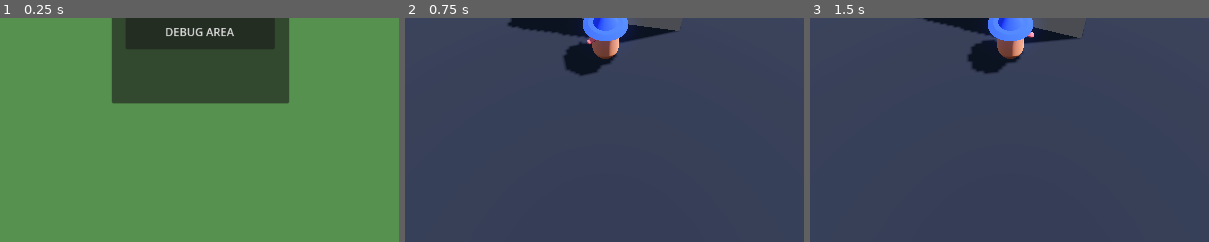
Above: before the commit, frames 1-3 (left to right).
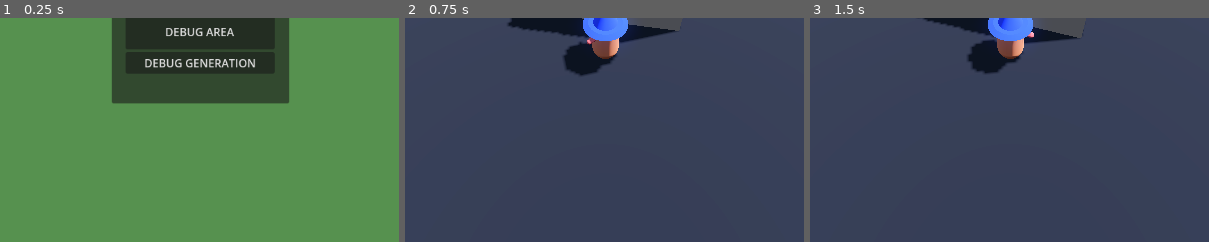
Above: after the commit, the same moments.

Repository: saba-kal/library-game
Game: Godot game, scene res://scenes/main_menu/main_menu.tscn
Same seed, same stepped clock (60 frames per second), same inputs: the game is played once before the commit and once after it.
Inputs:
- Up to frame 1 (0.25 s): no input
- Up to frame 2 (0.75 s): click "DEBUG AREA" at 0.5 s
- Up to frame 3 (1.5 s): hold D (right) from 1.28 s (still down); hold Q (cam_left) from 1.28 s (still down)
The pictures show only the part of the screen within x 25-75%, y 50-100%; the shares and areas given below are measured in that part.

The runs differ from the first frame. In frame 1, 3.3% of the frame differs, in the area x 31-69%, y 15-25%; in frame 2, nothing differs; in frame 3, nothing differs.

Commit message:
Zone generation building blocks

Diff:
--- a/core/scene_change/scene_change_handler.gd
+++ b/core/scene_change/scene_change_handler.gd
@@ -3,6 +3,7 @@
 @export var scene_change_duration:float = 3
 @export var main_menu:PackedScene
 @export var debug_area:PackedScene
+@export var debug_generation_area: PackedScene
 @onready var timer: Timer = %Timer
 @onready var load_cover: Control = %LoadCover
 
@@ -10,24 +11,30 @@
 var current_scene:PackedScene
 
 func to_main_menu() -> void:
-	next_scene = main_menu
-	current_scene = main_menu
-	scene_change()
+    next_scene = main_menu
+    current_scene = main_menu
+    scene_change()
 
 func to_debug_area() -> void:
-	next_scene = debug_area
-	current_scene = debug_area
-	scene_change()
+    next_scene = debug_area
+    current_scene = debug_area
+    scene_change()
+
+func to_debug_generation_area() -> void:
+    next_scene = debug_generation_area
+    current_scene = debug_generation_area
+    scene_change()
+
 
 func scene_change() -> void:
-	if timer.is_stopped():
-		load_cover.visible = true
-		Input.mouse_mode = Input.MOUSE_MODE_HIDDEN
-		timer.start(scene_change_duration)
-	else:
-		return
+    if timer.is_stopped():
+        load_cover.visible = true
+        Input.mouse_mode = Input.MOUSE_MODE_HIDDEN
+        timer.start(scene_change_duration)
+    else:
+        return
 
 func scene_change_finished() -> void:
-	load_cover.visible = false
-	Input.mouse_mode = Input.MOUSE_MODE_VISIBLE
-	get_tree().change_scene_to_packed(next_scene)
+    load_cover.visible = false
+    Input.mouse_mode = Input.MOUSE_MODE_VISIBLE
+    get_tree().change_scene_to_packed(next_scene)
--- a/core/scene_change/scene_change_handler.tscn
+++ b/core/scene_change/scene_change_handler.tscn
@@ -1,14 +1,16 @@
-[gd_scene load_steps=4 format=3 uid="uid://b4x3u3bnvboi7"]
+[gd_scene load_steps=5 format=3 uid="uid://b4x3u3bnvboi7"]
 
 [ext_resource type="Script" path="res://core/scene_change/scene_change_handler.gd" id="1_recr0"]
 [ext_resource type="PackedScene" uid="uid://yai8j2d80cps" path="res://scenes/main_menu/main_menu.tscn" id="2_73t5w"]
 [ext_resource type="PackedScene" uid="uid://dw66oocgjowpb" path="res://debug.tscn" id="3_g2a06"]
+[ext_resource type="PackedScene" uid="uid://dgr87eq5sqdxr" path="res://scenes/rooms/zoning_test.tscn" id="4_eb26u"]
 
 [node name="SceneChangeHandler" type="Node"]
 script = ExtResource("1_recr0")
 scene_change_duration = 0.1
 main_menu = ExtResource("2_73t5w")
 debug_area = ExtResource("3_g2a06")
+debug_generation_area = ExtResource("4_eb26u")
 
 [node name="LoadCover" type="Control" parent="."]
 unique_name_in_owner = true
--- a/debug.tscn
+++ b/debug.tscn
@@ -1,6 +1,7 @@
-[gd_scene load_steps=14 format=3 uid="uid://dw66oocgjowpb"]
+[gd_scene load_steps=15 format=3 uid="uid://dw66oocgjowpb"]
 
 [ext_resource type="PackedScene" uid="uid://dmtrnvihyrtdi" path="res://scenes/player/player.tscn" id="1_nsyf2"]
+[ext_resource type="Script" path="res://scripts/player/player.gd" id="2_oeq88"]
 [ext_resource type="PackedScene" uid="uid://78h1btx4mad8" path="res://scenes/enemies/enemy_base.tscn" id="2_rxej5"]
 
 [sub_resource type="ProceduralSkyMaterial" id="ProceduralSkyMaterial_oep0q"]
@@ -118,5 +119,8 @@
 
 [node name="Player" parent="." instance=ExtResource("1_nsyf2")]
 transform = Transform3D(1, 0, 0, 0, 1, 0, 0, 0, 1, 4.46881, 0, 11.6761)
+collision_layer = 1
+collision_mask = 1
+script = ExtResource("2_oeq88")
 
 [node name="EnemyBase" parent="." instance=ExtResource("2_rxej5")]
--- a/scenes/main_menu/main_menu.tscn
+++ b/scenes/main_menu/main_menu.tscn
@@ -64,6 +64,11 @@
 layout_mode = 2
 text = "DEBUG AREA"
 
+[node name="Button_DEBUG_GENERATION" type="Button" parent="Control/Panel/MarginContainer/VBoxContainer"]
+layout_mode = 2
+text = "DEBUG GENERATION"
+
 [connection signal="pressed" from="Control/Panel/MarginContainer/VBoxContainer/Button_PLAY" to="." method="play_pressed"]
 [connection signal="pressed" from="Control/Panel/MarginContainer/VBoxContainer/Button_EXIT" to="." method="exit_pressed"]
 [connection signal="pressed" from="Control/Panel/MarginContainer/VBoxContainer/Button_DEBUG" to="." method="debug_pressed"]
+[connection signal="pressed" from="Control/Panel/MarginContainer/VBoxContainer/Button_DEBUG_GENERATION" to="." method="debug_generation_pressed"]
--- /dev/null
+++ b/scenes/rooms/dead_end.tscn
@@ -0,0 +1,30 @@
+[gd_scene load_steps=2 format=3 uid="uid://b4kwo11i2r5mc"]
+
+[ext_resource type="PackedScene" uid="uid://dbkhcq0qbd8rr" path="res://scenes/rooms/room.tscn" id="1_kgcbq"]
+
+[node name="DeadEnd" instance=ExtResource("1_kgcbq")]
+
+[node name="CSGBox3D" type="CSGBox3D" parent="." index="1"]
+transform = Transform3D(1, 0, 0, 0, 1, 0, 0, 0, 1, -12, 1.5, 7)
+use_collision = true
+size = Vector3(1, 4, 11)
+
+[node name="CSGBox3D2" type="CSGBox3D" parent="." index="2"]
+transform = Transform3D(1, 0, 0, 0, 1, 0, 0, 0, 1, -12, 1.5, -7)
+use_collision = true
+size = Vector3(1, 4, 11)
+
+[node name="CSGBox3D4" type="CSGBox3D" parent="." index="3"]
+transform = Transform3D(1, 0, 0, 0, 1, 0, 0, 0, 1, 12, 1.5, 0)
+use_collision = true
+size = Vector3(1, 4, 25)
+
+[node name="CSGBox3D6" type="CSGBox3D" parent="." index="4"]
+transform = Transform3D(-4.37114e-08, 0, -1, 0, 1, 0, 1, 0, -4.37114e-08, 0, 1.5, -12)
+use_collision = true
+size = Vector3(1, 4, 25)
+
+[node name="CSGBox3D7" type="CSGBox3D" parent="." index="5"]
+transform = Transform3D(-4.37114e-08, 0, -1, 0, 1, 0, 1, 0, -4.37114e-08, 0, 1.5, 12)
+use_collision = true
+size = Vector3(1, 4, 25)
--- /dev/null
+++ b/scenes/rooms/open_room.tscn
@@ -0,0 +1,45 @@
+[gd_scene load_steps=2 format=3 uid="uid://bqvnkqggf43k2"]
+
+[ext_resource type="PackedScene" uid="uid://dbkhcq0qbd8rr" path="res://scenes/rooms/room.tscn" id="1_mvksm"]
+
+[node name="OpenRoom" instance=ExtResource("1_mvksm")]
+
+[node name="CSGBox3D" type="CSGBox3D" parent="." index="1"]
+transform = Transform3D(1, 0, 0, 0, 1, 0, 0, 0, 1, -12, 1.5, 7)
+use_collision = true
+size = Vector3(1, 4, 11)
+
+[node name="CSGBox3D2" type="CSGBox3D" parent="." index="2"]
+transform = Transform3D(1, 0, 0, 0, 1, 0, 0, 0, 1, -12, 1.5, -7)
+use_collision = true
+size = Vector3(1, 4, 11)
+
+[node name="CSGBox3D3" type="CSGBox3D" parent="." index="3"]
+transform = Transform3D(1, 0, 0, 0, 1, 0, 0, 0, 1, -7, 1.5, -12)
+use_collision = true
+size = Vector3(11, 4, 1)
+
+[node name="CSGBox3D4" type="CSGBox3D" parent="." index="4"]
+transform = Transform3D(1, 0, 0, 0, 1, 0, 0, 0, 1, 12, 1.5, 7)
+use_collision = true
+size = Vector3(1, 4, 11)
+
+[node name="CSGBox3D5" type="CSGBox3D" parent="." index="5"]
+transform = Transform3D(1, 0, 0, 0, 1, 0, 0, 0, 1, 12, 1.5, -7)
+use_collision = true
+size = Vector3(1, 4, 11)
+
+[node name="CSGBox3D6" type="CSGBox3D" parent="." index="6"]
+transform = Transform3D(-4.37114e-08, 0, -1, 0, 1, 0, 1, 0, -4.37114e-08, 7, 1.5, -12)
+use_collision = true
+size = Vector3(1, 4, 11)
+
+[node name="CSGBox3D7" type="CSGBox3D" parent="." index="7"]
+transform = Transform3D(-4.37114e-08, 0, -1, 0, 1, 0, 1, 0, -4.37114e-08, -7, 1.5, 12)
+use_collision = true
+size = Vector3(1, 4, 11)
+
+[node name="CSGBox3D8" type="CSGBox3D" parent="." index="8"]
+transform = Transform3D(-4.37114e-08, 0, -1, 0, 1, 0, 1, 0, -4.37114e-08, 7, 1.5, 12)
+use_collision = true
+size = Vector3(1, 4, 11)
--- /dev/null
+++ b/scenes/rooms/room.tscn
@@ -0,0 +1,21 @@
+[gd_scene load_steps=4 format=3 uid="uid://dbkhcq0qbd8rr"]
+
+[sub_resource type="StandardMaterial3D" id="StandardMaterial3D_xvxas"]
+albedo_color = Color(0.078, 0.0858, 0.13, 1)
+
+[sub_resource type="PlaneMesh" id="PlaneMesh_df0gu"]
+material = SubResource("StandardMaterial3D_xvxas")
+size = Vector2(25, 25)
+
+[sub_resource type="ConcavePolygonShape3D" id="ConcavePolygonShape3D_pt55y"]
+data = PackedVector3Array(12.5, 0, 12.5, -12.5, 0, 12.5, 12.5, 0, -12.5, -12.5, 0, 12.5, -12.5, 0, -12.5, 12.5, 0, -12.5)
+
+[node name="Room" type="Node3D"]
+
+[node name="Floor" type="MeshInstance3D" parent="."]
+mesh = SubResource("PlaneMesh_df0gu")
+
+[node name="StaticBody3D" type="StaticBody3D" parent="Floor"]
+
+[node name="CollisionShape3D" type="CollisionShape3D" parent="Floor/StaticBody3D"]
+shape = SubResource("ConcavePolygonShape3D_pt55y")
--- /dev/null
+++ b/scenes/rooms/room_connector.gd
@@ -0,0 +1,3 @@
+class_name RoomConnector extends Marker3D
+
+var connect_to: RoomConnector
--- /dev/null
+++ b/scenes/rooms/startroom.tscn
@@ -0,0 +1,40 @@
+[gd_scene load_steps=2 format=3 uid="uid://bvyba7ar7v6y7"]
+
+[ext_resource type="PackedScene" uid="uid://dbkhcq0qbd8rr" path="res://scenes/rooms/room.tscn" id="1_cjsj8"]
+
+[node name="ThreeDoorRoom" instance=ExtResource("1_cjsj8")]
+
+[node name="CSGBox3D" type="CSGBox3D" parent="." index="1"]
+transform = Transform3D(1, 0, 0, 0, 1, 0, 0, 0, 1, -12, 1.5, 7)
+use_collision = true
+size = Vector3(1, 4, 11)
+
+[node name="CSGBox3D2" type="CSGBox3D" parent="." index="2"]
+transform = Transform3D(1, 0, 0, 0, 1, 0, 0, 0, 1, -12, 1.5, -7)
+use_collision = true
+size = Vector3(1, 4, 10)
+
+[node name="CSGBox3D3" type="CSGBox3D" parent="." index="3"]
+transform = Transform3D(1, 0, 0, 0, 1, 0, 0, 0, 1, -7, 1.5, -12)
+use_collision = true
+size = Vector3(11, 4, 1)
+
+[node name="CSGBox3D4" type="CSGBox3D" parent="." index="4"]
+transform = Transform3D(1, 0, 0, 0, 1, 0, 0, 0, 1, 12, 1.5, 7)
+use_collision = true
+size = Vector3(1, 4, 11)
+
+[node name="CSGBox3D5" type="CSGBox3D" parent="." index="5"]
+transform = Transform3D(1, 0, 0, 0, 1, 0, 0, 0, 1, 12, 1.5, -7)
+use_collision = true
+size = Vector3(1, 4, 11)
+
+[node name="CSGBox3D6" type="CSGBox3D" parent="." index="6"]
+transform = Transform3D(-4.37114e-08, 0, -1, 0, 1, 0, 1, 0, -4.37114e-08, 7, 1.5, -12)
+use_collision = true
+size = Vector3(1, 4, 11)
+
+[node name="CSGBox3D7" type="CSGBox3D" parent="." index="7"]
+transform = Transform3D(-4.37114e-08, 0, -1, 0, 1, 0, 1, 0, -4.37114e-08, 0, 1.5, 12)
+use_collision = true
+size = Vector3(1, 4, 25)
--- /dev/null
+++ b/scenes/rooms/tunnel_curved.tscn
@@ -0,0 +1,41 @@
+[gd_scene load_steps=3 format=3 uid="uid://dwx0askag2hb7"]
+
+[ext_resource type="PackedScene" uid="uid://dbkhcq0qbd8rr" path="res://scenes/rooms/room.tscn" id="1_ay1g3"]
+[ext_resource type="Script" path="res://scenes/rooms/room_connector.gd" id="2_n42ru"]
+
+[node name="TunnelCurved" instance=ExtResource("1_ay1g3")]
+
+[node name="CSGBox3D" type="CSGBox3D" parent="." index="1"]
+transform = Transform3D(1, 0, 0, 0, 1, 0, 0, 0, 1, -12, 1.5, 7)
+use_collision = true
+size = Vector3(1, 4, 11)
+
+[node name="CSGBox3D2" type="CSGBox3D" parent="." index="2"]
+transform = Transform3D(1, 0, 0, 0, 1, 0, 0, 0, 1, -12, 1.5, -6.5)
+use_collision = true
+size = Vector3(1, 4, 10)
+
+[node name="CSGBox3D3" type="CSGBox3D" parent="." index="3"]
+transform = Transform3D(1, 0, 0, 0, 1, 0, 0, 0, 1, -7, 1.5, -12)
+use_collision = true
+size = Vector3(11, 4, 1)
+
+[node name="CSGBox3D4" type="CSGBox3D" parent="." index="4"]
+transform = Transform3D(1, 0, 0, 0, 1, 0, 0, 0, 1, 12, 1.5, 0)
+use_collision = true
+size = Vector3(1, 4, 25)
+
+[node name="CSGBox3D6" type="CSGBox3D" parent="." index="5"]
+transform = Transform3D(-4.37114e-08, 0, -1, 0, 1, 0, 1, 0, -4.37114e-08, 7, 1.5, -12)
+use_collision = true
+size = Vector3(1, 4, 11)
+
+[node name="CSGBox3D7" type="CSGBox3D" parent="." index="6"]
+transform = Transform3D(-4.37114e-08, 0, -1, 0, 1, 0, 1, 0, -4.37114e-08, 0, 1.5, 12)
+use_collision = true
+size = Vector3(1, 4, 25)
+
+[node name="RoomConnector" type="Marker3D" parent="." index="7"]
+transform = Transform3D(1, 0, 0, 0, 1, 0, 0, 0, 1, -13, 0, 0)
+gizmo_extents = 1.0
+script = ExtResource("2_n42ru")
--- /dev/null
+++ b/scenes/rooms/tunnel_straight.tscn
@@ -0,0 +1,35 @@
+[gd_scene load_steps=2 format=3 uid="uid://byx5aq0e5vjbh"]
+
+[ext_resource type="PackedScene" uid="uid://dbkhcq0qbd8rr" path="res://scenes/rooms/room.tscn" id="1_e7gh7"]
+
+[node name="TunnelStraight" instance=ExtResource("1_e7gh7")]
+
+[node name="CSGBox3D" type="CSGBox3D" parent="." index="1"]
+transform = Transform3D(1, 0, 0, 0, 1, 0, 0, 0, 1, -12, 1.5, 7)
+use_collision = true
+size = Vector3(1, 4, 11)
+
+[node name="CSGBox3D2" type="CSGBox3D" parent="." index="2"]
+transform = Transform3D(1, 0, 0, 0, 1, 0, 0, 0, 1, -12, 1.5, -7)
+use_collision = true
+size = Vector3(1, 4, 11)
+
+[node name="CSGBox3D4" type="CSGBox3D" parent="." index="3"]
+transform = Transform3D(1, 0, 0, 0, 1, 0, 0, 0, 1, 12, 1.5, 7)
+use_collision = true
+size = Vector3(1, 4, 11)
+
+[node name="CSGBox3D5" type="CSGBox3D" parent="." index="4"]
+transform = Transform3D(1, 0, 0, 0, 1, 0, 0, 0, 1, 12, 1.5, -7)
+use_collision = true
+size = Vector3(1, 4, 11)
+
+[node name="CSGBox3D6" type="CSGBox3D" parent="." index="5"]
+transform = Transform3D(-4.37114e-08, 0, -1, 0, 1, 0, 1, 0, -4.37114e-08, 0, 1.5, -12)
+use_collision = true
+size = Vector3(1, 4, 25)
+
+[node name="CSGBox3D7" type="CSGBox3D" parent="." index="6"]
+transform = Transform3D(-4.37114e-08, 0, -1, 0, 1, 0, 1, 0, -4.37114e-08, 0, 1.5, 12)
+use_collision = true
+size = Vector3(1, 4, 25)
--- /dev/null
+++ b/scenes/rooms/zoning_test.tscn
@@ -0,0 +1,35 @@
+[gd_scene load_steps=7 format=3 uid="uid://dgr87eq5sqdxr"]
+
+[ext_resource type="Script" path="res://scripts/zoning/deterministic_zone_generator.gd" id="1_txysj"]
+[ext_resource type="PackedScene" uid="uid://bvyba7ar7v6y7" path="res://scenes/rooms/startroom.tscn" id="1_wysce"]
+[ext_resource type="PackedScene" uid="uid://dmtrnvihyrtdi" path="res://scenes/player/player.tscn" id="3_pnxei"]
+
+[sub_resource type="ProceduralSkyMaterial" id="ProceduralSkyMaterial_hfyl8"]
+sky_horizon_color = Color(0.64625, 0.65575, 0.67075, 1)
+ground_horizon_color = Color(0.64625, 0.65575, 0.67075, 1)
+
+[sub_resource type="Sky" id="Sky_5sqsa"]
+sky_material = SubResource("ProceduralSkyMaterial_hfyl8")
+
+[sub_resource type="Environment" id="Environment_dobn6"]
+background_mode = 2
+sky = SubResource("Sky_5sqsa")
+tonemap_mode = 2
+glow_enabled = true
+
+[node name="ZoningTest" type="Node3D"]
+script = ExtResource("1_txysj")
+
+[node name="ThreeDoorRoom" parent="." instance=ExtResource("1_wysce")]
+
+[node name="Player" parent="." instance=ExtResource("3_pnxei")]
+transform = Transform3D(1, 0, 0, 0, 1, 0, 0, 0, 1, -4, 0, 3)
+collision_layer = 1
+collision_mask = 1
+
+[node name="WorldEnvironment" type="WorldEnvironment" parent="."]
+environment = SubResource("Environment_dobn6")
+
+[node name="DirectionalLight3D" type="DirectionalLight3D" parent="."]
+transform = Transform3D(-0.866023, -0.433016, 0.250001, 0, 0.499998, 0.866027, -0.500003, 0.749999, -0.43301, 0, 0, 0)
+shadow_enabled = true
--- a/scripts/main_menu/main_menu.gd
+++ b/scripts/main_menu/main_menu.gd
@@ -2,12 +2,17 @@
 
 
 func play_pressed() -> void:
-	print("Pressed Play Button")
+    print("Pressed Play Button")
 
 func exit_pressed() -> void:
-	print("Pressed Exit Button")
-	get_tree().quit()
+    print("Pressed Exit Button")
+    get_tree().quit()
 
 func debug_pressed() -> void:
-	print("Pressed Debug Button")
-	ChangeScene.to_debug_area()
+    print("Pressed Debug Button")
+    ChangeScene.to_debug_area()
+
+
+func debug_generation_pressed():
+    print("Pressed Debug Generation Button")
+    ChangeScene.to_debug_generation_area()
--- /dev/null
+++ b/scripts/zoning/deterministic_zone_generator.gd
@@ -0,0 +1,30 @@
+extends Node3D
+
+var room_length: int = 24
+
+var open: Resource = preload("res://scenes/rooms/open_room.tscn")
+var three: Resource = preload("res://scenes/rooms/startroom.tscn")
+var tunnel_straight: Resource = preload("res://scenes/rooms/tunnel_straight.tscn")
+var tunnel_curved: Resource = preload("res://scenes/rooms/tunnel_curved.tscn")
+var dead_end: Resource = preload("res://scenes/rooms/dead_end.tscn")
+
+
+func _ready() -> void:
+    add_room(open, 1, 0)
+    add_room(tunnel_curved, 1, 1, -1)
+    add_room(tunnel_curved, 2, 0, 1)
+    add_room(tunnel_curved, 2, 1, 0)
+    add_room(dead_end, 1, -1, 1)
+    add_room(three, 0, -1, 1)
+    add_room(dead_end, 0, -2, 1)
+    add_room(dead_end, -1, -1, 2)
+    add_room(tunnel_straight, -1, 0)
+    add_room(dead_end, -2, 0, 2)
+
+
+func add_room(room: Resource, x: int = 0, z: int = 0, angle: int = 0) -> void:
+    var scene = room.instantiate()
+    scene.position.x = x * room_length
+    scene.position.z = z * room_length
+    scene.rotation.y = angle * PI / 2
+    add_child(scene)
